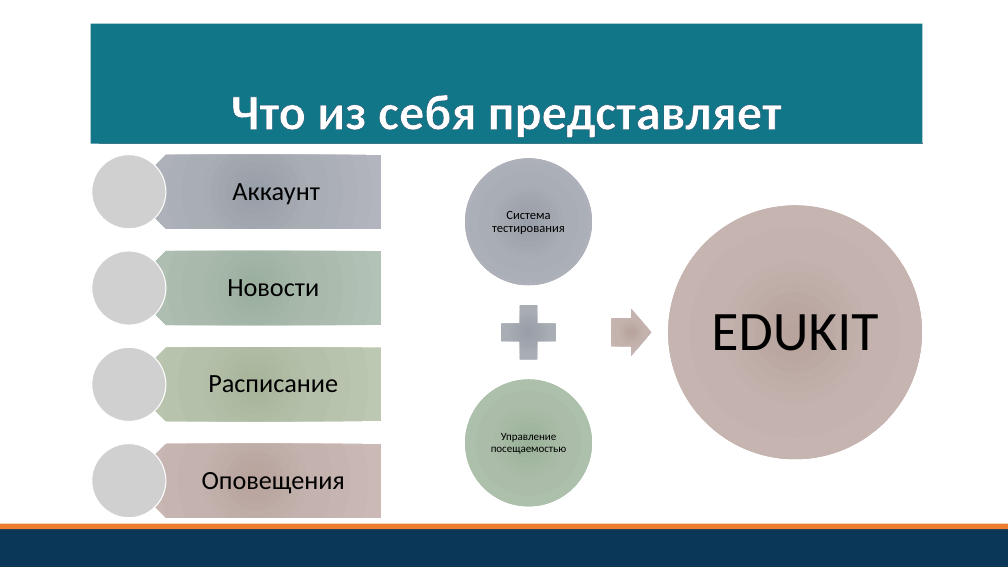
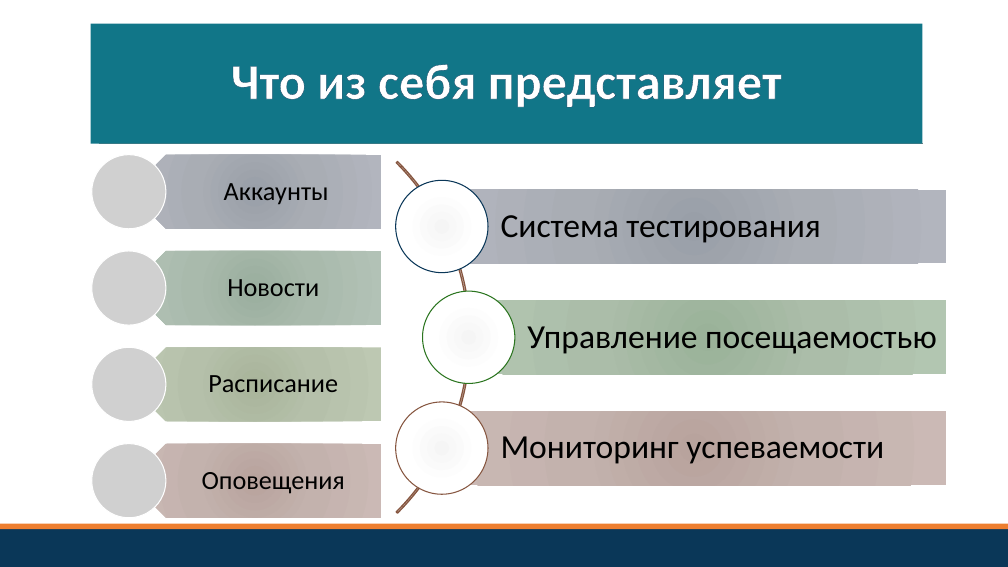
Before and after one commit to pmswga/ISC-EDUKIT, a slide deck: slide 4 of docs/EDUKIT.pptx. Drawn at 1008x567 pixels with LibreOffice and Linux fonts; fonts in the diff are those of the drawing; grey boxes stand for pictures. Boxes give left, top, right and bottom in pixels: in the first picture for what was removed or moved away, otherwise in the second. Text is boxed around its words. In the diff, an @@ line names an element or a change of style, - is before the commit and + after.

```diff
--- a/docs/EDUKIT.pptx
+++ b/docs/EDUKIT.pptx
@@ title "Что из себя представляет" at box(91, 23, 923, 144): vertical alignment bottom to middle @@
@@ text at box(224, 183, 329, 204): text changed @@
-Аккаунт
+Аккаунты
@@ ellipse: place and size @@
-ellipse at box(465, 158, 592, 285)
+ellipse at box(395, 181, 488, 273)
@@ ellipse at box(395, 181, 488, 273): fill gradient #9A9FA8 to #AAADB5 to #B3B6BE to gradient #F6F6F6 to #FEFEFE to #FFFFFF; outline none to #0A3758 1 pt @@
@@ text "Система тестирования": place and size @@
-text "Система тестирования" at box(492, 211, 565, 234)
+text "Система тестирования" at box(501, 215, 820, 243)
@@ text "Система тестирования" at box(501, 215, 820, 243): size 12 to 32 pt; alignment centre to left; more space between paragraphs @@
@@ text "Управление посещаемостью": place and size @@
-text "Управление посещаемостью" at box(491, 433, 566, 454)
+text "Управление посещаемостью" at box(527, 326, 937, 354)
@@ text "Управление посещаемостью" at box(527, 326, 937, 354): size 10.5 to 32 pt; alignment centre to left; more space between paragraphs @@
@@ group removed at box(492, 206, 923, 460): 1 plus sign, 1 right arrow, 1 ellipse, 1 text @@
-EDUKIT
@@ ellipse: place and size @@
-ellipse at box(465, 380, 592, 507)
+ellipse at box(395, 402, 488, 495)
@@ ellipse at box(395, 402, 488, 495): fill gradient #9BB29A to #ABBDAA to #B3C6B2 to gradient #F6F6F6 to #FEFEFE to #FFFFFF; outline none to #865640 1 pt @@
@@ group added at box(0, 88, 947, 567): 3 rectangles, 1 arch (boxed as its full ring), 1 ellipse, 1 text @@
+Мониторинг успеваемости
```
Also in this commit, not shown: 5 other slides changed, 1 slide added, 3 other files.
